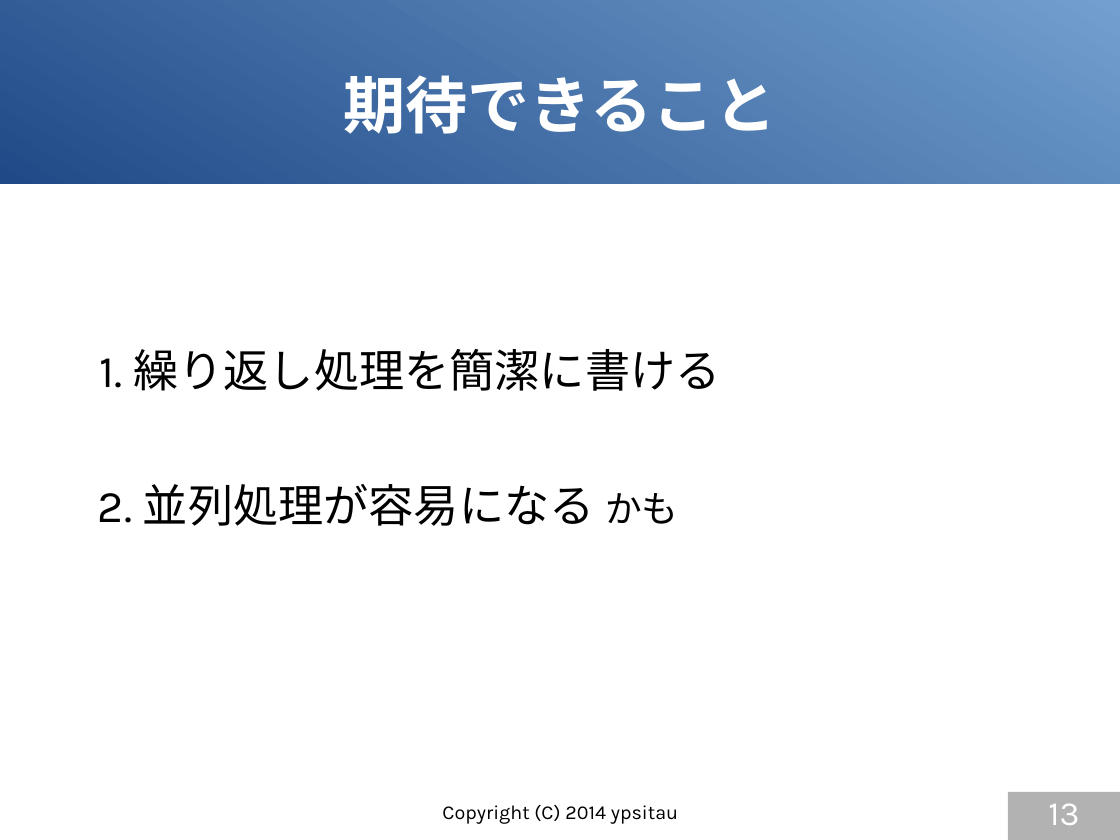
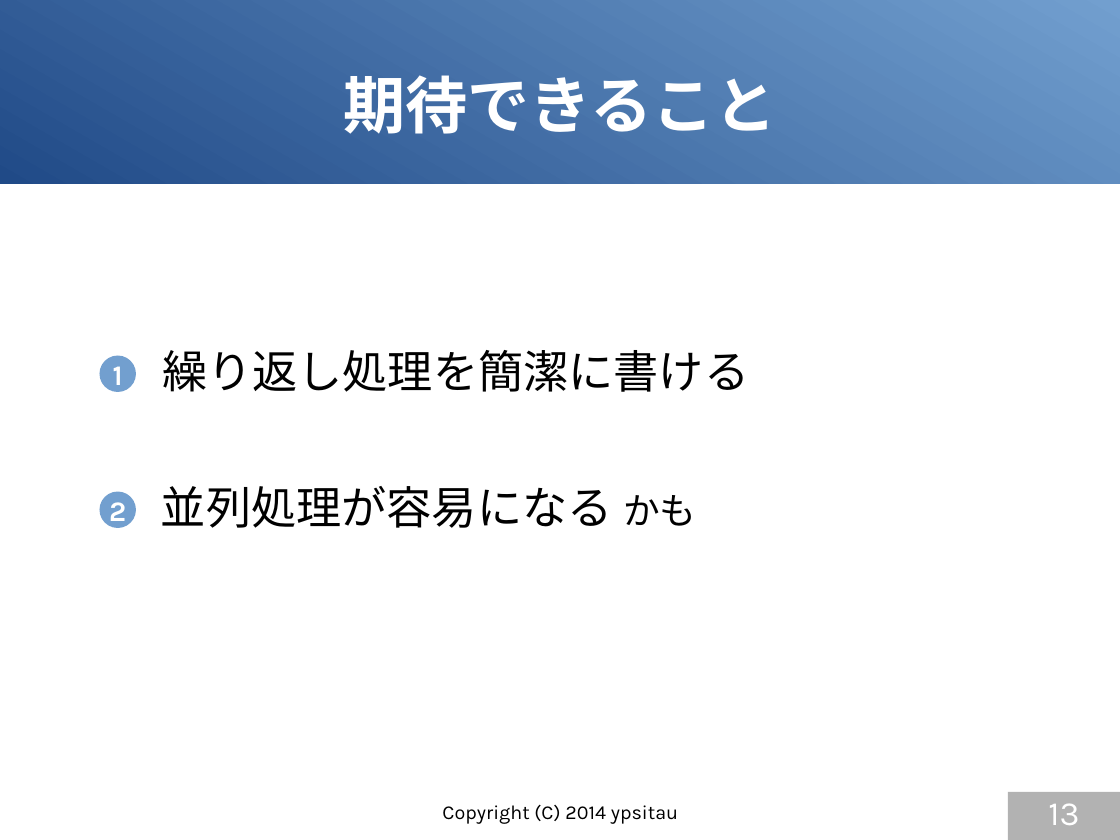
Before and after one commit to gura-lang/gura-doc, a slide deck: slide 13 of presentation/gura-introduction.odp. Drawn at 1120x840 pixels with LibreOffice and Linux fonts; fonts in the diff are those of the drawing. Boxes give left, top, right and bottom in pixels: in the first picture for what was removed or moved away, otherwise in the second. Text is boxed around its words. In the diff, an @@ line names an element or a change of style, - is before the commit and + after.

```diff
--- a/presentation/gura-introduction.odp
+++ b/presentation/gura-introduction.odp
@@ ellipse added at (100, 356, 136, 392), fill #729FCF, 20 pt, text #FFFFFF, bold @@
+1
@@ text at (162, 350, 749, 392): text changed @@
-1. 繰り返し処理を簡潔に書ける
+繰り返し処理を簡潔に書ける
@@ ellipse added at (100, 492, 136, 528), fill #729FCF, 20 pt, text #FFFFFF, bold @@
+2
@@ text at (161, 486, 696, 528): text changed @@
-2. 並列処理が容易になる かも
+並列処理が容易になる かも
```
Also in this commit, not shown: 5 other slides changed, 4 slides added.
